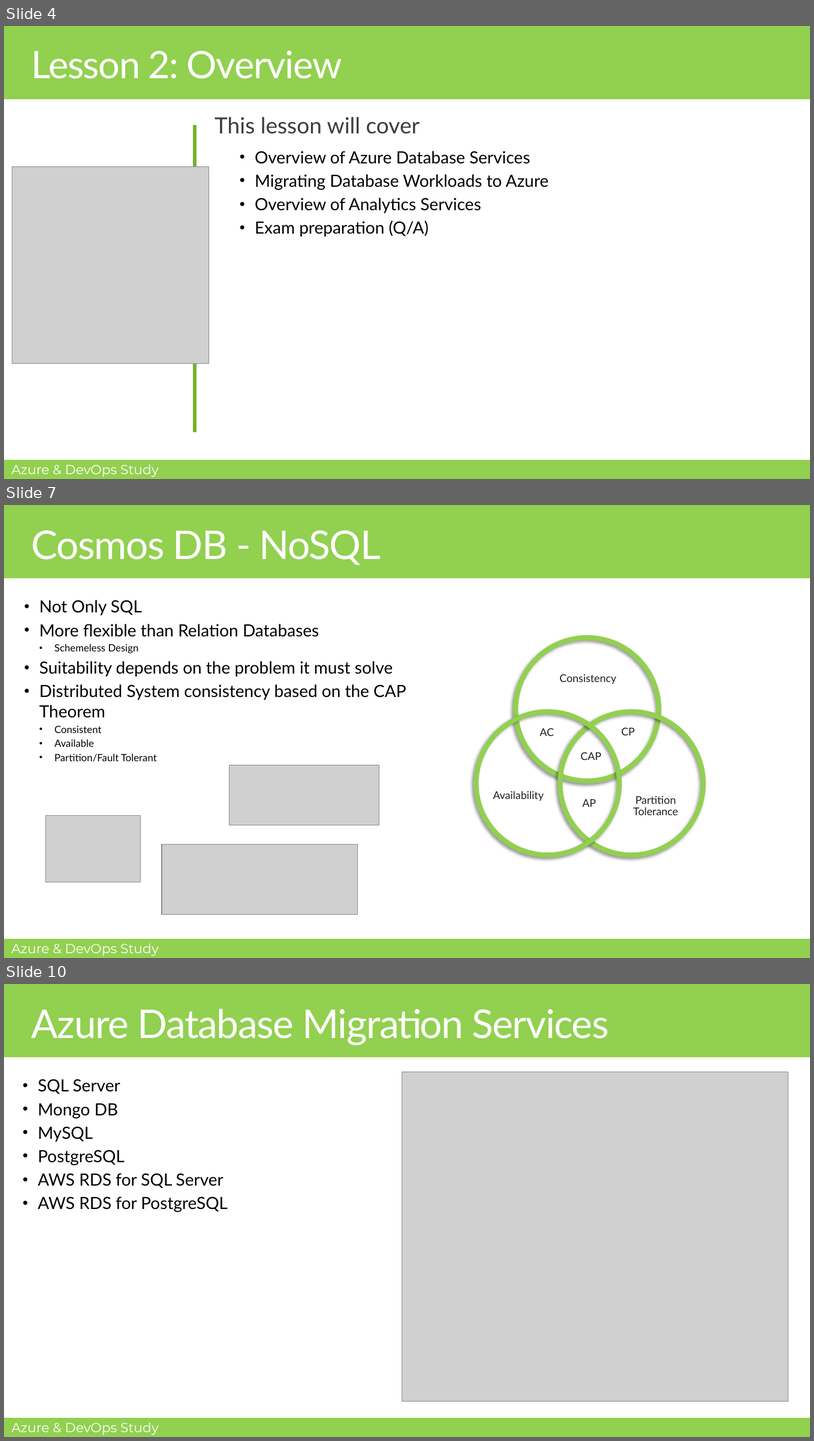
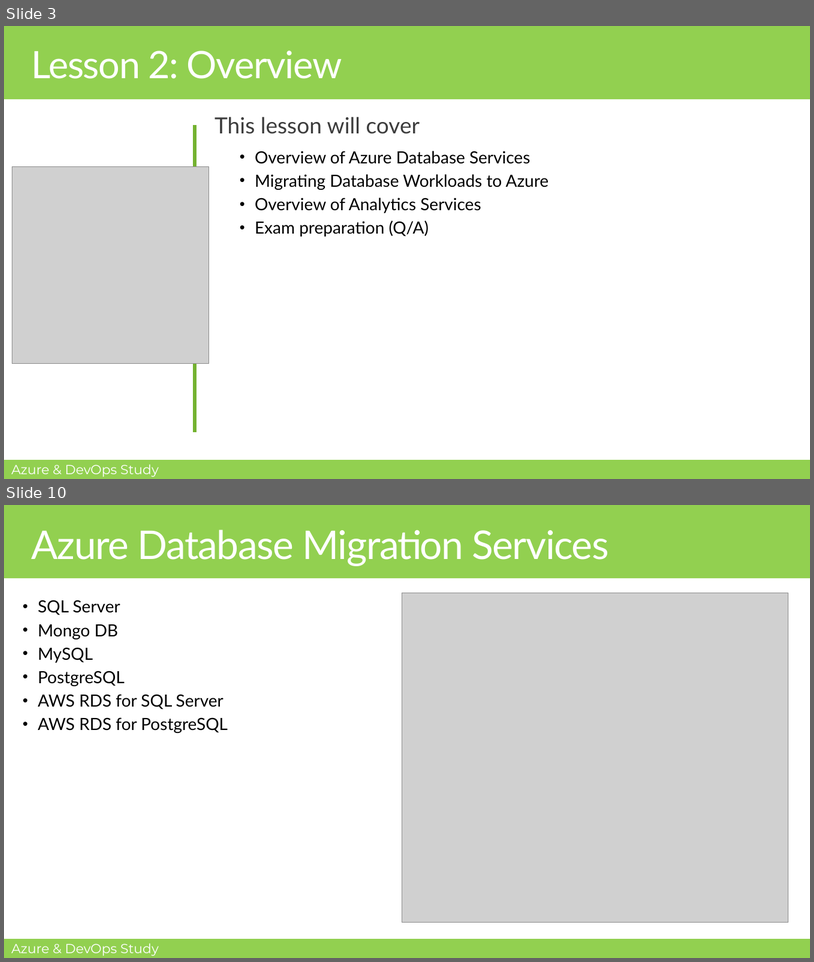
Before and after one commit to MohamedRadwan-DevOps/Azure-DevOps-Study-Group, a slide deck: AZ-900/Module-1/M1-L8-Overview of Azure Database and Analytics Services.pptx. Shown one above the other, each under a label of ours: slides 4, 7 and 10 before the commit, slides 3 and 10 after it; the slides between them are not shown. The pictures are 814x1441 and 814x962 pixels, drawn with LibreOffice and Linux fonts; fonts in the diff are those of the drawing; grey boxes stand for pictures; background and template pictures are left out. Boxes give left, top, right and bottom in pixels: in the first picture for what was removed or moved away, otherwise in the second. Text is boxed around its words. In the diff, an @@ line names an element or a change of style, - is before the commit and + after.

```diff
--- a/AZ-900/Module-1/M1-L8-Overview of Azure Database and Analytics Services.pptx
+++ b/AZ-900/Module-1/M1-L8-Overview of Azure Database and Analytics Services.pptx
@@ slide 7 removed at bbox=[4, 505, 810, 958], background #FFFFFF; not listed: 3 template elements that a slide beside it also shows @@
@@ title removed at bbox=[31, 530, 381, 565] @@
-Cosmos DB - NoSQL
@@ text removed at bbox=[39, 600, 406, 762] @@
-• Not Only SQL
-• More flexible than Relation Databases
-  • Schemeless Design
-• Suitability depends on the problem it must solve
-• Distributed System consistency based on the CAP Theorem
-  • Consistent
-  • Available
-  • Partition/Fault Tolerant
@@ ellipse removed at bbox=[516, 638, 659, 782] @@
@@ text removed at bbox=[560, 674, 617, 684] @@
-Consistency
@@ ellipse removed at bbox=[477, 712, 620, 855] @@
@@ ellipse removed at bbox=[560, 712, 704, 855] @@
@@ text removed at bbox=[540, 728, 554, 736] @@
-AC
@@ text removed at bbox=[621, 728, 635, 735] @@
-CP
@@ text removed at bbox=[581, 752, 602, 760] @@
-CAP
@@ picture removed at bbox=[230, 765, 380, 825] @@
@@ text removed at bbox=[493, 791, 544, 801] @@
-Availability
@@ text removed at bbox=[582, 799, 596, 807] @@
-AP
@@ text removed at bbox=[633, 796, 678, 815] @@
-Partition Tolerance
@@ picture removed at bbox=[45, 816, 140, 882] @@
@@ picture removed at bbox=[162, 844, 358, 914] @@
@@ what was slide 4 is now slide 3 @@
```
Also in this commit, not shown: 3 slides changed, 2 slides added, 5 other slides removed.
